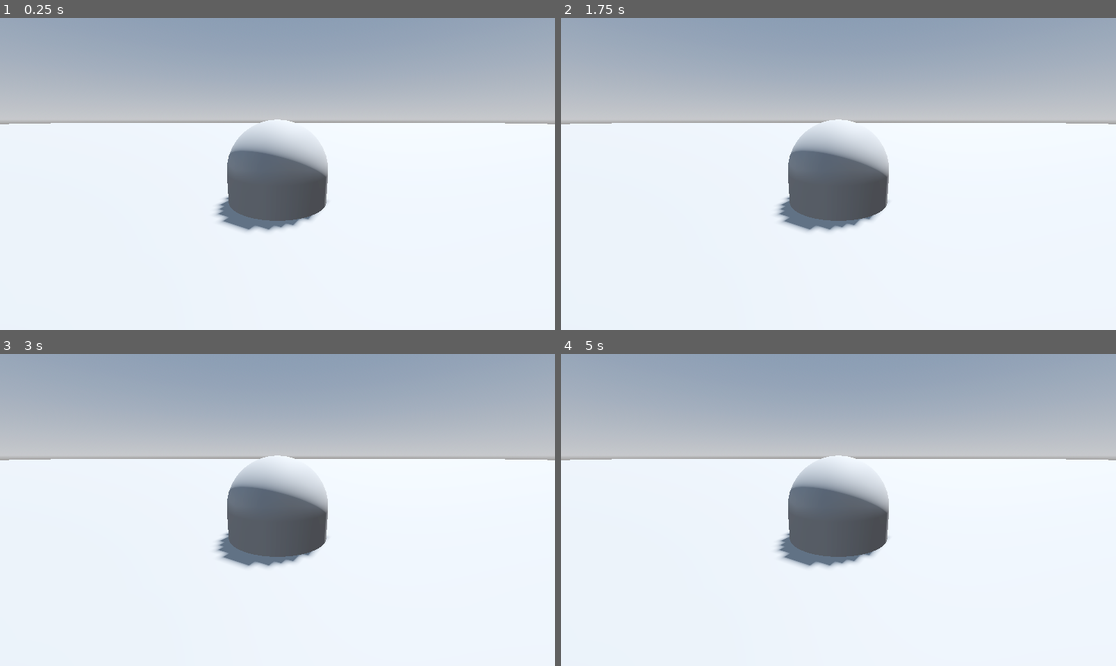
Above: before the commit, frames 1-4 (two rows, left to right).
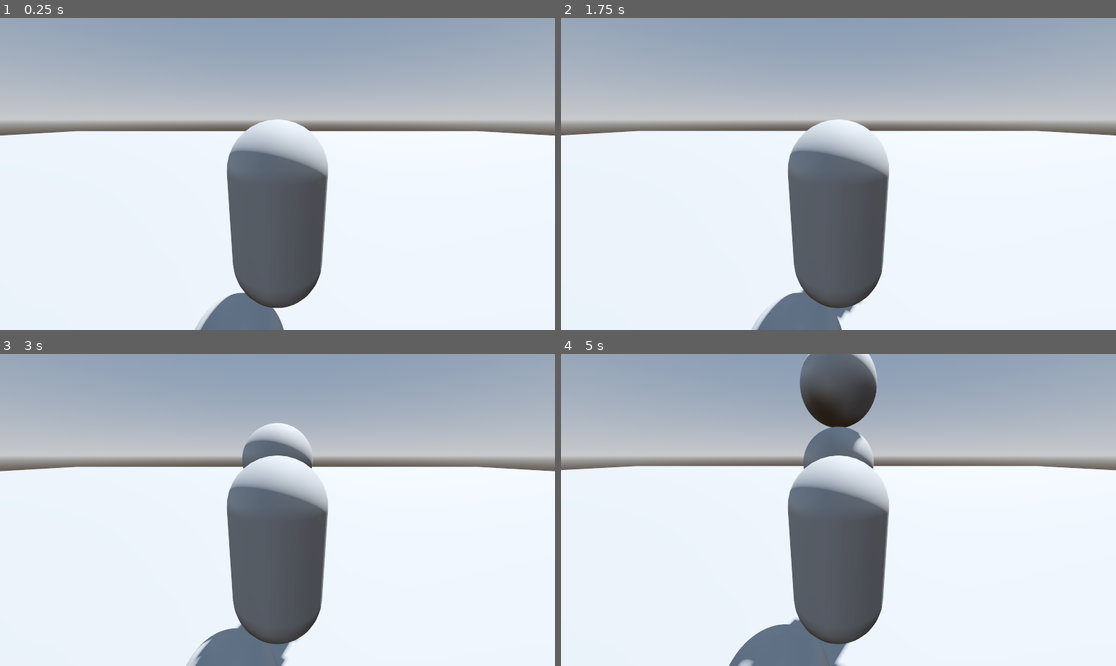
Above: after the commit, the same moments.

Repository: AlexanderMendivil/simple-rpg
Game: Godot game, scene res://scenes/test_scene.tscn
Two runs of this game, one before a commit and one after it. Both use one fixed random seed, a clock stepped at 60 frames per second and the inputs below.
Inputs (mouse positions are in pixels of both pictures, inside the frame that each line leads up to):
- Up to frame 1 (0.25 s): no input
- Up to frame 2 (1.75 s): tap Enter (ui_accept) at 0.5, 0.8, 1.35 s; move the mouse to (960, 158) at 0.52 s; press the mouse at (960, 158) at 0.53 s; hold Right (ui_right) 0.53-1.28 s; tap Space (jump, bound only after the commit) at 0.77, 1.07, 1.52, 1.55 s; move the mouse to (727, 189) at 1.27 s; release the mouse at (727, 189) at 1.28 s; hold Down (ui_down) from 1.28 s (still down)
- Up to frame 3 (3 s): tap Space (jump, bound only after the commit) at 1.82, 2.1 s; move the mouse to (333, 441) at 2.02 s; release Down (ui_down) at 2.03 s; press the mouse at (333, 441) at 2.03 s; hold Right (ui_right) 2.03-2.78 s; move the mouse to (249, 572) at 2.77 s; release the mouse at (249, 572) at 2.78 s; hold Up (ui_up) from 2.78 s (still down); click (249, 572) at 2.85 s
- Up to frame 4 (5 s): tap Space (jump, bound only after the commit) at 3.02, 3.32, 3.77, 3.8, 4.07, 4.52, 4.82 s; tap Enter (ui_accept) at 3.05, 3.6 s; move the mouse to (1005, 556) at 3.52 s; release Up (ui_up) at 3.53 s; hold Left (ui_left) from 3.53 s (still down); move the mouse to (672, 463) at 4.27 s; click (672, 463) at 4.35 s

The runs differ from the first frame. In frame 1, 8.3% of the frame differs, in the area x 0-100%, y 32-100%; in frame 2, 8.4%; in frame 3, 9.4%; in frame 4, 12%, in the area x 0-100%, y 0-100%.

Commit message:
instantiate ball

Diff:
--- a/player/player.gd
+++ b/player/player.gd
@@ -2,24 +2,28 @@
 
 var gravity = ProjectSettings.get_setting("physics/3d/default_gravity")
 
-@onready var spell = preload("res://spells/fire_ball.tscn").instantiate()
+@onready var spell = preload("res://spells/fire_ball.tscn")
 
 @export var camera: Camera3D
+@export var fall_multiplier: float = 2.0
 
 const SPEED = 5.0
 const JUMP_VELOCITY = 4.5
-
+var mouse_motion := Vector2.ZERO
 
 func _physics_process(delta):
-	# Add the gravity.
+	handle_camera_rotation()
 	if not is_on_floor():
-		velocity.y -= gravity * delta
+		if velocity.y >= 0:
+			velocity.y -= gravity * delta
+		else:
+			velocity.y -= gravity * delta * fall_multiplier
 
 	# Handle Jump.
-	if Input.is_action_just_pressed("ui_accept") and is_on_floor():
+	if Input.is_action_just_pressed("jump") and is_on_floor():
 		velocity.y = JUMP_VELOCITY
 
-	var input_dir = Input.get_vector("ui_left", "ui_right", "ui_up", "ui_down")
+	var input_dir = Input.get_vector("move_left", "move_right", "move_forward", "move_back")
 	var direction = (transform.basis * Vector3(input_dir.x, 0, input_dir.y)).normalized()
 	if direction:
 		velocity.x = direction.x * SPEED
@@ -36,6 +40,16 @@
 		castSpell()
 
 
+func handle_camera_rotation() -> void:
+	rotate_y(mouse_motion.x)
+	camera.rotate_x(mouse_motion.y)
+	camera.rotation_degrees.x = clamp(camera.rotation_degrees.x, -90, 90)
+	mouse_motion = Vector2.ZERO
+
 func castSpell() -> void:
 	var cast_direction: Vector3 = global_position
-	spell.cast(cast_direction)
+	var casted_spell = spell.instantiate()
+	add_child(casted_spell)
+	print("got instance")
+	var direction = Vector3(cast_direction.x, cast_direction.y + 1, cast_direction.z -1)
+	casted_spell.cast(direction)
--- a/project.godot
+++ b/project.godot
@@ -22,3 +22,35 @@
 "events": [Object(InputEventMouseButton,"resource_local_to_scene":false,"resource_name":"","device":-1,"window_id":0,"a …(257 unchanged characters)…
 ]
 }
+move_left={
+"deadzone": 0.5,
+"events": [Object(InputEventKey,"resource_local_to_scene":false,"resource_name":"","device":-1,"window_id":0,"alt_pressed":false,"shift_pressed":false,"ctrl_pressed":false,"meta_pressed":false,"pressed":false,"keycode":0,"physical_keycode":65,"key_label":0,"unicode":97,"echo":false,"script":null)
+]
+}
+move_right={
+"deadzone": 0.5,
+"events": [Object(InputEventKey,"resource_local_to_scene":false,"resource_name":"","device":-1,"window_id":0,"alt_pressed":false,"shift_pressed":false,"ctrl_pressed":false,"meta_pressed":false,"pressed":false,"keycode":0,"physical_keycode":68,"key_label":0,"unicode":100,"echo":false,"script":null)
+]
+}
+move_back={
+"deadzone": 0.5,
+"events": [Object(InputEventKey,"resource_local_to_scene":false,"resource_name":"","device":-1,"window_id":0,"alt_pressed":false,"shift_pressed":false,"ctrl_pressed":false,"meta_pressed":false,"pressed":false,"keycode":0,"physical_keycode":83,"key_label":0,"unicode":115,"echo":false,"script":null)
+]
+}
+move_forward={
+"deadzone": 0.5,
+"events": [Object(InputEventKey,"resource_local_to_scene":false,"resource_name":"","device":-1,"window_id":0,"alt_pressed":false,"shift_pressed":false,"ctrl_pressed":false,"meta_pressed":false,"pressed":false,"keycode":0,"physical_keycode":87,"key_label":0,"unicode":119,"echo":false,"script":null)
+]
+}
+jump={
+"deadzone": 0.5,
+"events": [Object(InputEventKey,"resource_local_to_scene":false,"resource_name":"","device":-1,"window_id":0,"alt_pressed":false,"shift_pressed":false,"ctrl_pressed":false,"meta_pressed":false,"pressed":false,"keycode":0,"physical_keycode":32,"key_label":0,"unicode":32,"echo":false,"script":null)
+]
+}
+
+[rendering]
+
+anti_aliasing/quality/msaa_2d=3
+anti_aliasing/quality/msaa_3d=3
+anti_aliasing/quality/screen_space_aa=1
+anti_aliasing/quality/use_taa=true
--- a/scenes/test_scene.tscn
+++ b/scenes/test_scene.tscn
@@ -30,4 +30,4 @@
 size = Vector3(100, 1, 100)
 
 [node name="CharacterBody3D" parent="." instance=ExtResource("1_jwun4")]
-transform = Transform3D(1, 0, 0, 0, 1, 0, 0, 0, 1, 0, 0.5, 0)
+transform = Transform3D(1, 0, 0, 0, 1, 0, 0, 0, 1, -0.0201503, 2.15895, 0.0182483)
--- a/spells/fire_ball.gd
+++ b/spells/fire_ball.gd
@@ -15,4 +15,4 @@
 
 func cast(direction: Vector3):
 	print("got direction: ", direction)
-	pass
+	global_position = direction
